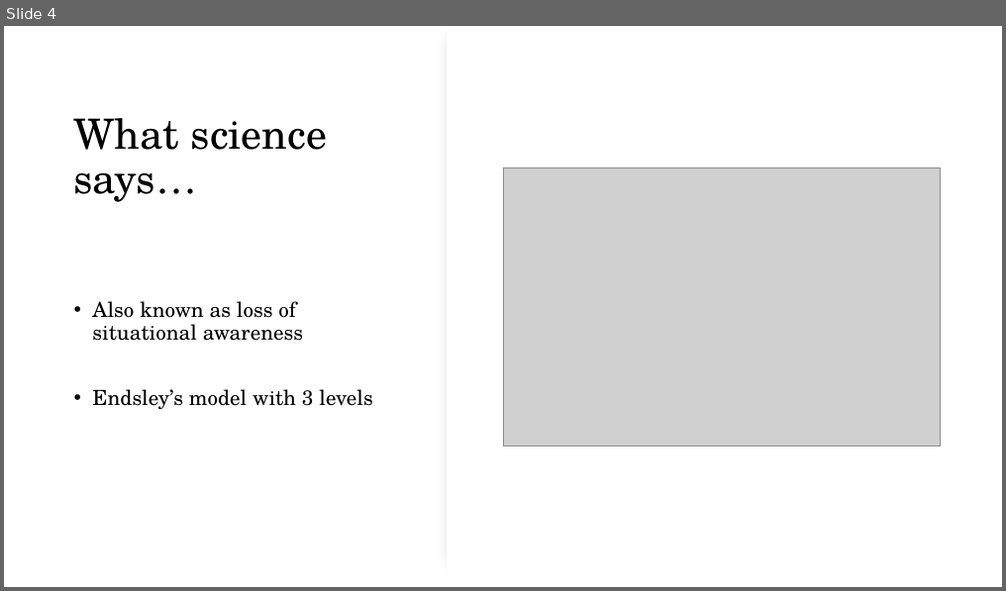
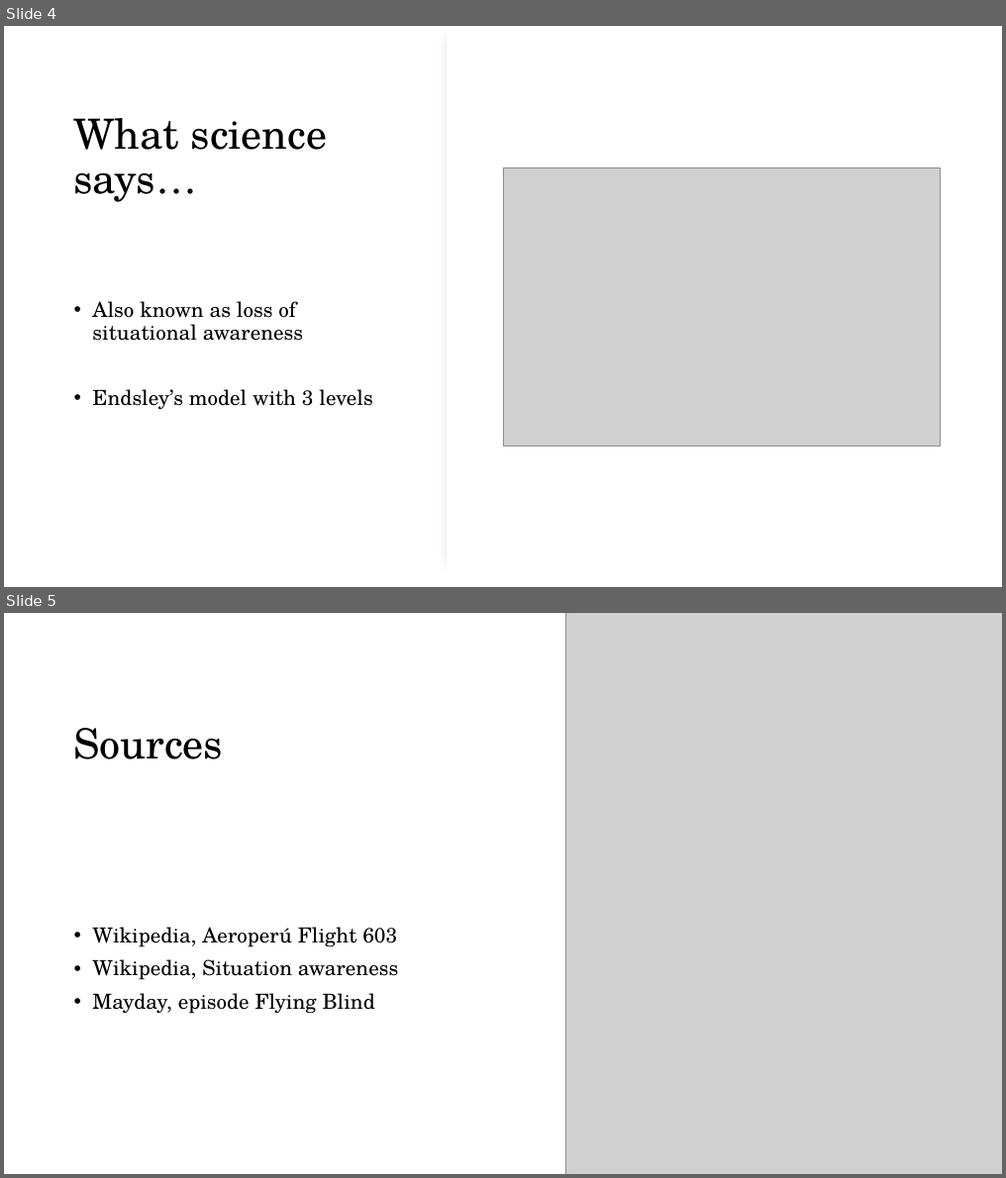
Before and after one commit to astarus-pyxis/flight-simulator, a slide deck: Tunnel vision.pptx. Shown one above the other, each under a label of ours: slide 4 before the commit, slides 4 and 5 after it. The pictures are 1006x591 and 1006x1178 pixels, drawn with LibreOffice and Linux fonts; fonts in the diff are those of the drawing; grey boxes stand for pictures. Boxes give left, top, right and bottom in pixels: in the first picture for what was removed or moved away, otherwise in the second. Text is boxed around its words. In the diff, an @@ line names an element or a change of style, - is before the commit and + after.

Commit message:
added sources

```diff
--- a/Tunnel vision.pptx
+++ b/Tunnel vision.pptx
@@ slide 5 added at <box>4,613,1002,1174</box>, background #FFFFFF @@
@@ picture added at <box>565,613,1002,1174</box> @@
@@ title added at <box>74,728,224,760</box>, 40 pt, text #000000 @@
+Sources
@@ text added at <box>92,927,398,1014</box>, 20 pt, text #000000 @@
+• Wikipedia, Aeroperú Flight 603
+• Wikipedia, Situation awareness
+• Mayday, episode Flying Blind
```
Also in this commit, not shown: 1 other file.
